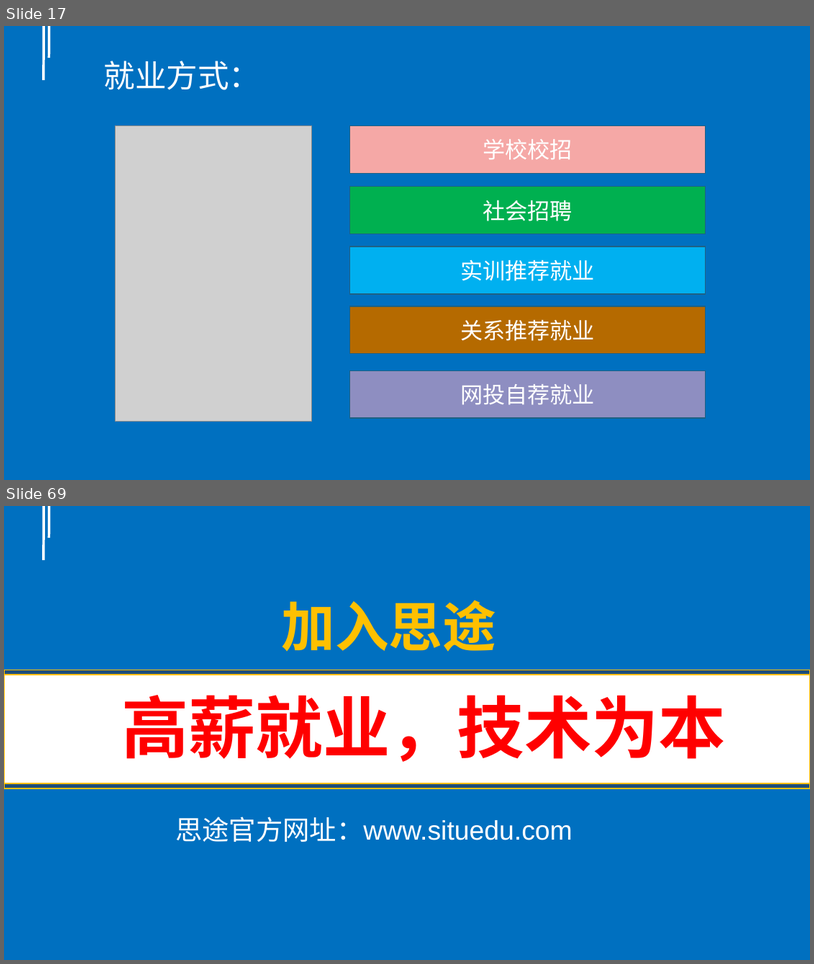
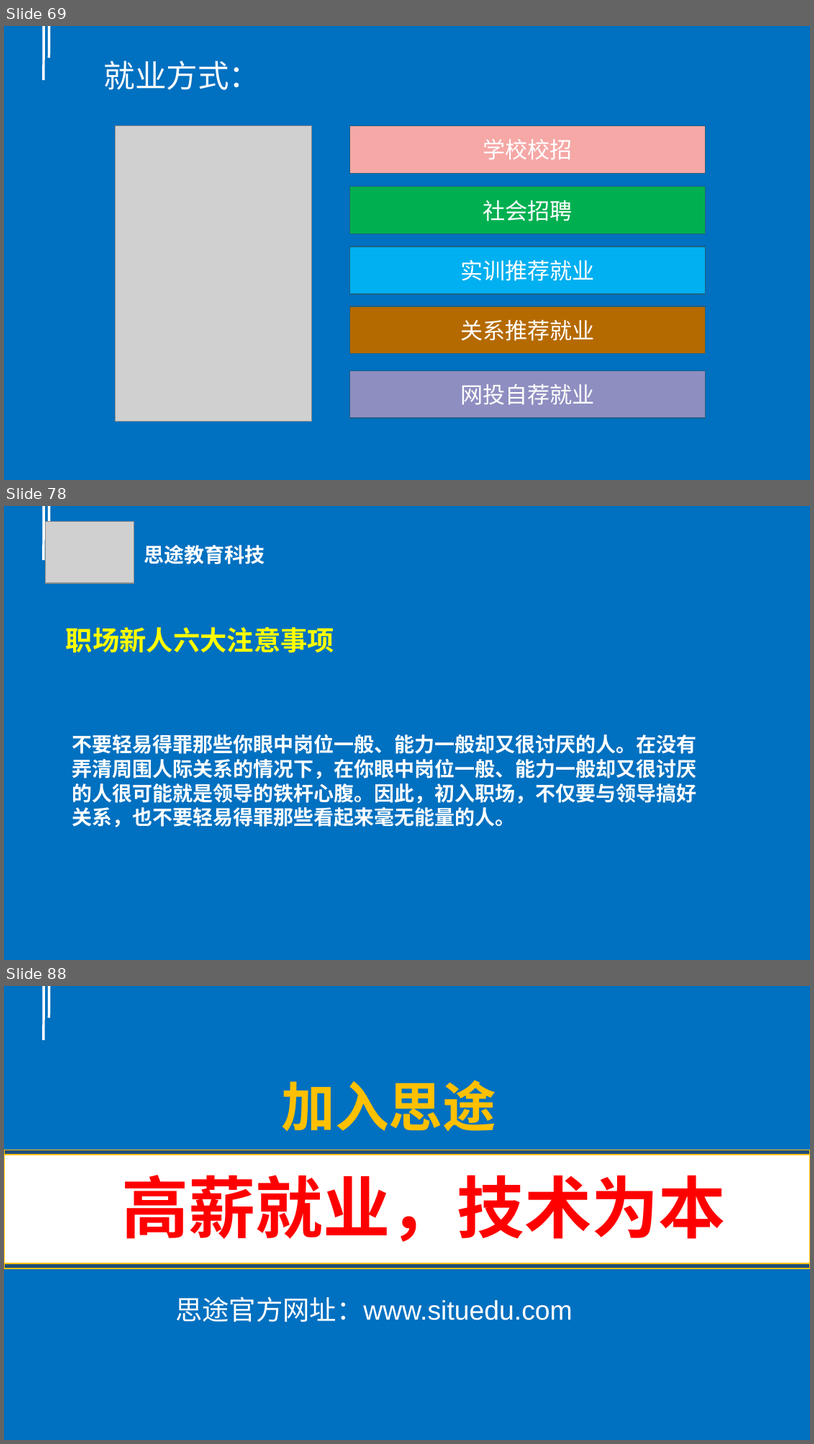
Before and after one commit to millet0328/lesson-file, a slide deck: 职业素养课程--用未来技术视角，定位奋斗方向.pptx. Shown one above the other, each under a label of ours: slides 17 and 69 before the commit, slides 69, 78 and 88 after it; the slides between them are not shown. The pictures are 814x964 and 814x1444 pixels, drawn with LibreOffice and Linux fonts; fonts in the diff are those of the drawing; grey boxes stand for pictures; background and template pictures are left out. Boxes give left, top, right and bottom in pixels: in the first picture for what was removed or moved away, otherwise in the second. Text is boxed around its words. In the diff, an @@ line names an element or a change of style, - is before the commit and + after.

```diff
--- a/职业素养课程--用未来技术视角，定位奋斗方向.pptx
+++ b/职业素养课程--用未来技术视角，定位奋斗方向.pptx
@@ slide 78 added at (4,506,810,960), background #0070C0; not listed: 2 template elements that a slide beside it also shows @@
@@ picture added at (45,521,134,582) @@
@@ text added at (144,545,265,564), 18 pt, text #FFFFFF, bold @@
+思途教育科技
@@ title added at (66,627,334,653), 24 pt, text #FFFF00, bold @@
+职场新人六大注意事项
@@ text added at (72,734,697,827), 18 pt, text #FFFFFF, bold @@
+不要轻易得罪那些你眼中岗位一般、能力一般却又很讨厌的人。在没有弄清周围人际关系的情况下，在你眼中岗位一般、能力一般却又很讨厌的人很可能就是领导的铁杆心腹。因此，初入职场，不仅要与领导搞好关系，也不要轻易得罪那些看起来毫无能量的人。
@@ what was slide 17 is now slide 69 @@
@@ what was slide 69 is now slide 88 @@
```
Also in this commit, not shown: 15 slides changed, 20 other slides added, 3 slides removed.
